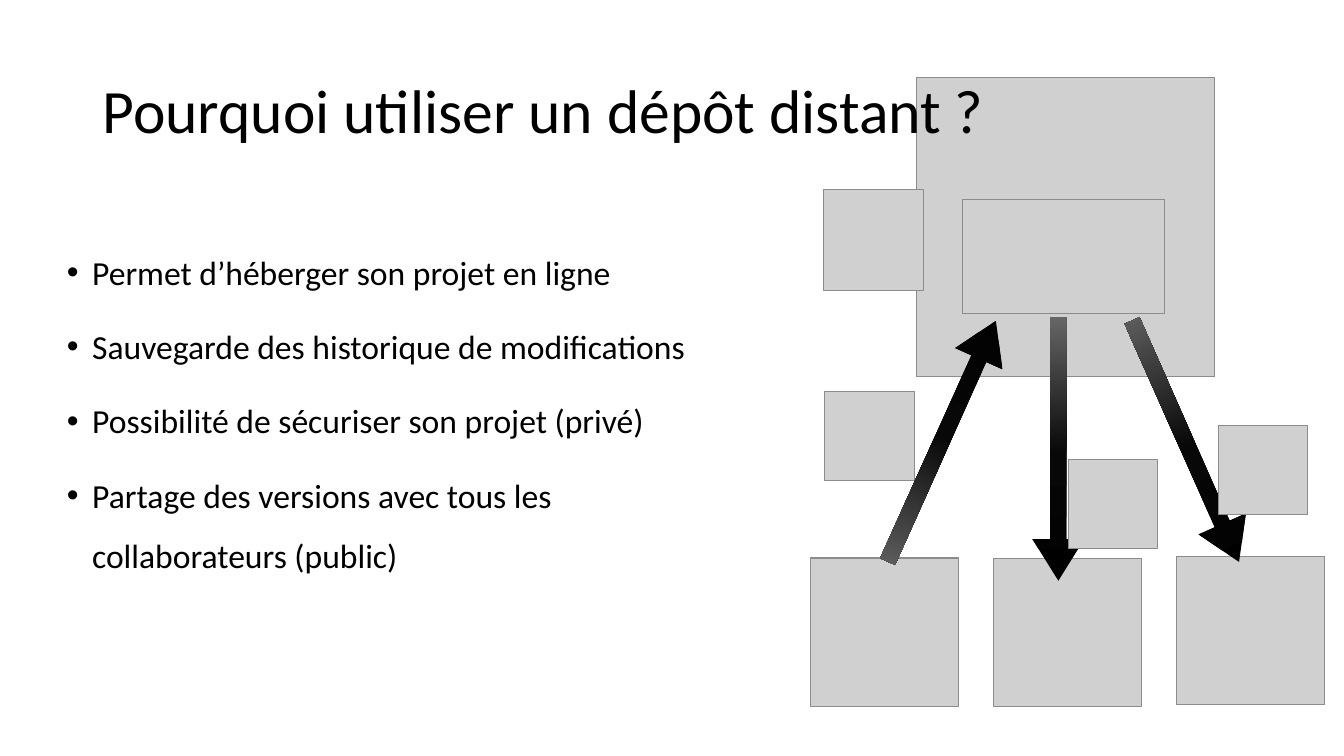
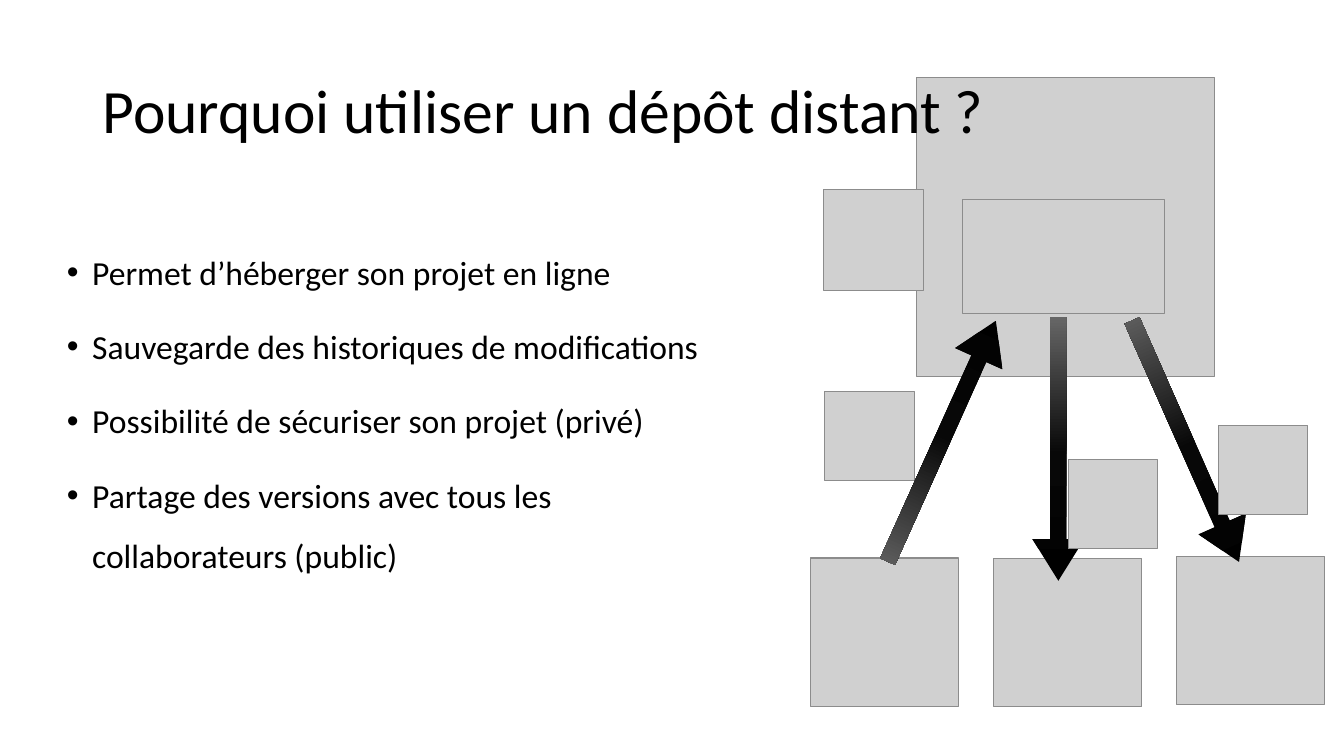
Before and after one commit to BenRobert38/BUT3-GIT-2025, a slide deck: slide 12 of Cours/BUT3-Cours1.pptx. Drawn at 1344x756 pixels with LibreOffice and Linux fonts; fonts in the diff are those of the drawing; grey boxes stand for pictures. Boxes give left, top, right and bottom in pixels: in the first picture for what was removed or moved away, otherwise in the second. Text is boxed around its words. In the diff, an @@ line names an element or a change of style, - is before the commit and + after.

```diff
--- a/Cours/BUT3-Cours1.pptx
+++ b/Cours/BUT3-Cours1.pptx
@@ text at (92,335,698,365): text changed @@
-• Sauvegarde des historique de modifications
+• Sauvegarde des historiques de modifications
```
Also in this commit, not shown: 3 other slides changed, 1 other file.
